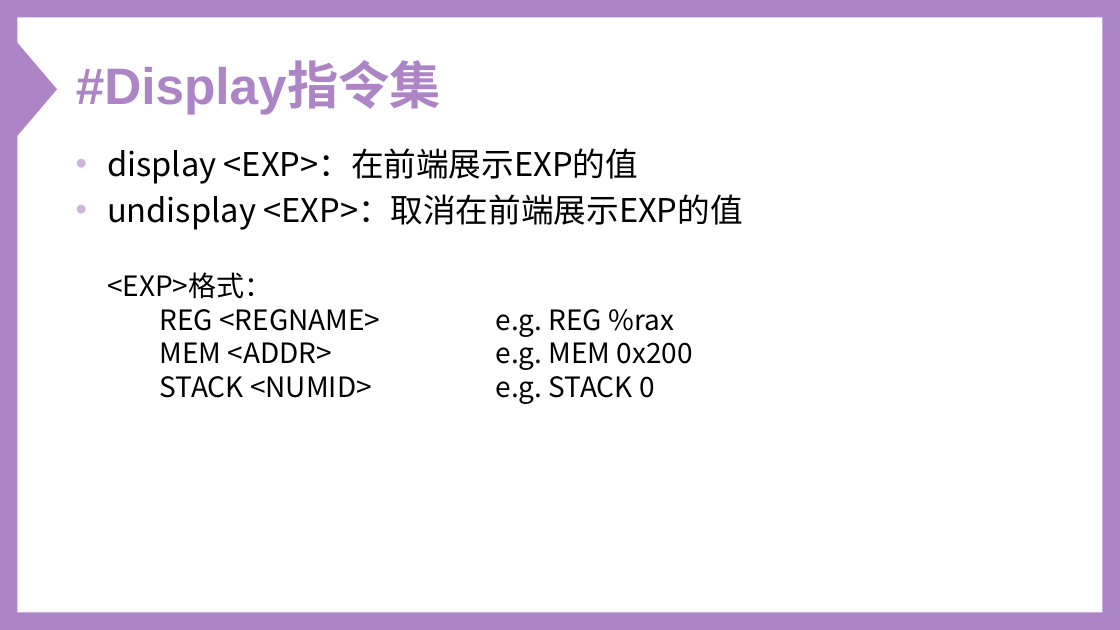
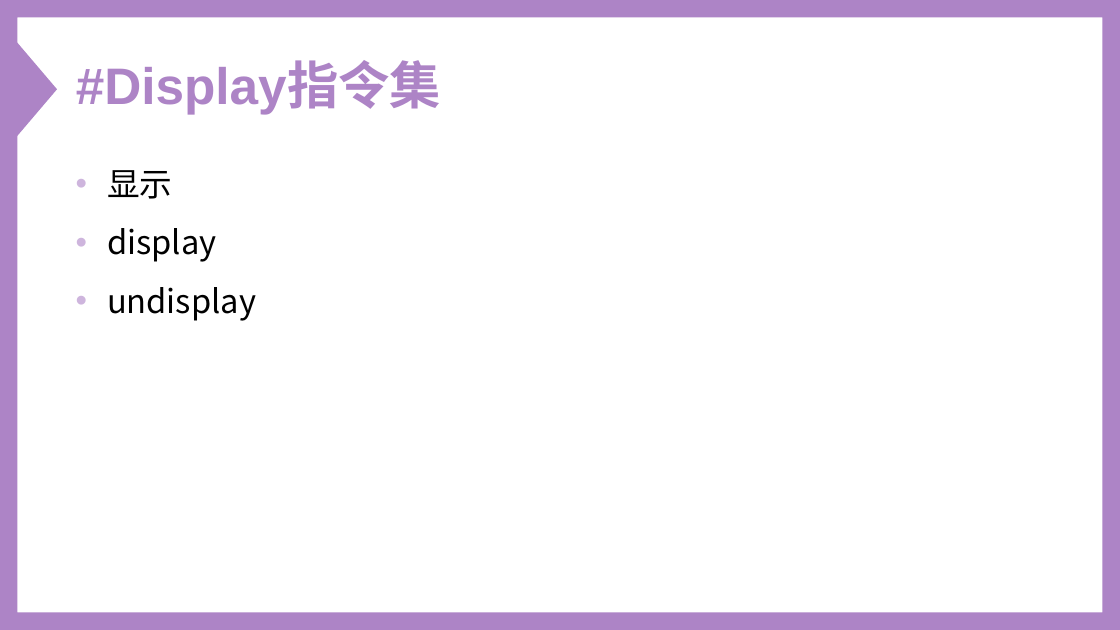
Before and after one commit to Oxer11/Y86, a slide deck: slide 11 of doc/Y-86 Simulator.ppt. Drawn at 1120x630 pixels with LibreOffice and Linux fonts; fonts in the diff are those of the drawing. Boxes give left, top, right and bottom in pixels: in the first picture for what was removed or moved away, otherwise in the second. Text is boxed around its words. In the diff, an @@ line names an element or a change of style, - is before the commit and + after.

```diff
--- a/doc/Y-86 Simulator.ppt
+++ b/doc/Y-86 Simulator.ppt
@@ freeform shape at [0, 0, 1119, 630]: outline redrawn @@
@@ text at [107, 170, 256, 321]: text changed; size 24 to 28 pt @@
-• display <EXP>：在前端展示EXP的值
-• undisplay <EXP>：取消在前端展示EXP的值
-  <EXP>格式：
-  REG <REGNAME> e.g. REG %rax
-  MEM <ADDR> e.g. MEM 0x200
-  STACK <NUMID> e.g. STACK 0
+• 显示
+• display
+• undisplay
```
Also in this commit, not shown: 23 other slides changed, 1 slide added, 2 slides removed, 4 other files.
